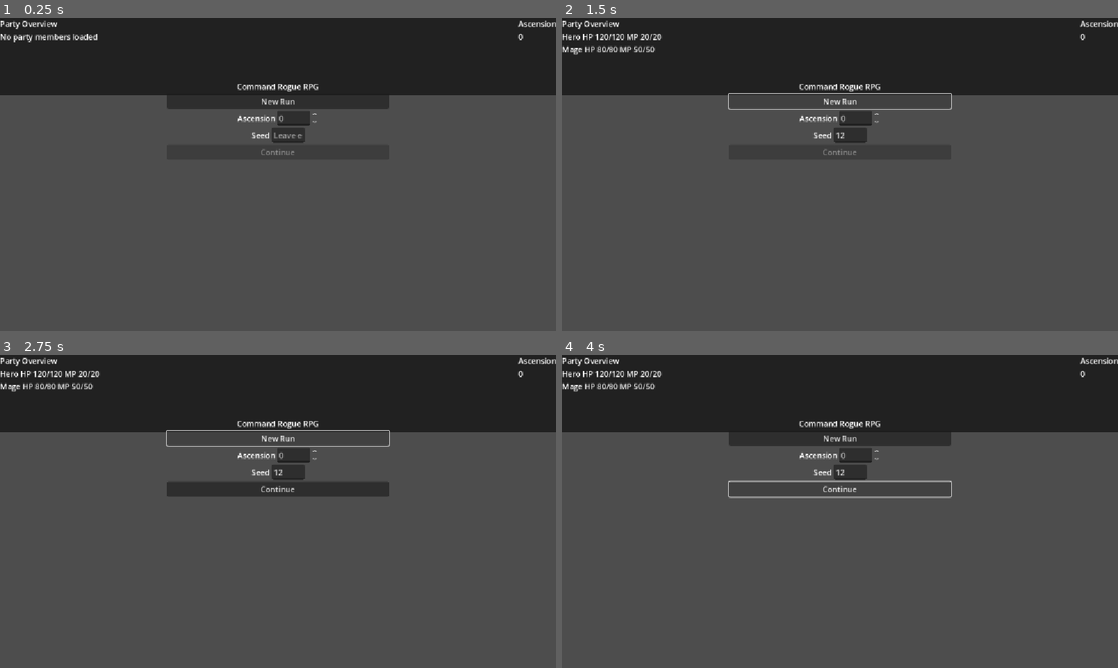
Above: before the commit, frames 1-4 (two rows, left to right).
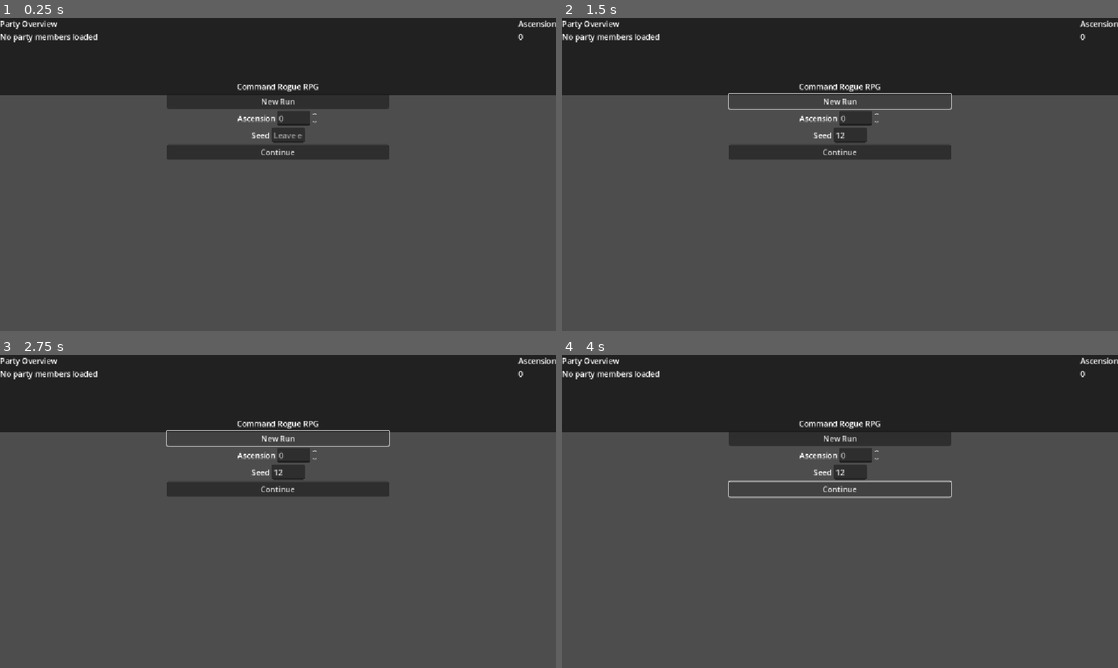
Above: after the commit, the same moments.

Repository: atmlhv/GodotTest
Game: Godot game, scene res://scenes/Title.tscn
Same seed, same stepped clock (60 frames per second), same inputs: the game is played once before the commit and once after it.
Inputs (mouse positions are in pixels of both pictures, inside the frame that each line leads up to):
- Up to frame 1 (0.25 s): no input
- Up to frame 2 (1.5 s): click (851, 133) at 0.52 s; type "12" at 0.6 s; click "New Run" at 1.25 s
- Up to frame 3 (2.75 s): click "New Run" at 2 s
- Up to frame 4 (4 s): click "Continue" at 2.75 s; click "Continue" at 3.5 s

The runs differ from the first frame. In frame 1, less than 0.1% of the frame differs, in the area x 47-53%, y 42-44%; in frame 2, 0.5%, in the area x 0-53%, y 5-44%; in frame 3, 0.5%; in frame 4, 0.5%.
Error before the commit: Trying to assign an array of type "Array" to a variable of type "Array[Dictionary]". (res://singletons/Game.gd:96)
Error after the commit: Parse Error: Cannot call on an expression. Use ".call()" if it's a Callable. (res://singletons/Data.gd:23)

Commit message:
Refine typed initializers for strict GDScript

Diff:
--- a/scenes/Combat.gd
+++ b/scenes/Combat.gd
@@ -6,7 +6,7 @@
     label.text = _build_placeholder()
 
 func _build_placeholder() -> String:
-    var lines: Array[String] = []
+    var lines: Array[String] = Array[String]()
     lines.append("Turn order prototype pending")
     lines.append("Party size: %d" % Game.get_party_overview().size())
     return "\n".join(lines)
--- a/singletons/Balance.gd
+++ b/singletons/Balance.gd
@@ -1,6 +1,6 @@
 extends Node
 
-const DEFAULTS := {
+const DEFAULTS: Dictionary = {
     "p_skill_drop": 0.35,
     "p_item_drop": 0.40,
     "crit_rate": 0.05,
@@ -14,17 +14,26 @@
     var base: float = attack * 1.0 - defense * 0.6
     if base < 1.0:
         base = 1.0
-    var damage: float = base * element_multiplier * skill_power * variance * crit_multiplier * buff_multiplier
+    var damage: float = base
+    damage *= element_multiplier
+    damage *= skill_power
+    damage *= variance
+    damage *= crit_multiplier
+    damage *= buff_multiplier
     if is_guarding:
         damage *= 0.5
-    return max(1, floor(damage))
+    return max(1, int(floor(damage)))
 
 func magical_damage(matk: float, element_multiplier: float, skill_power: float, variance: float, crit_multiplier: float, buff_multiplier: float, is_guarding: bool) -> int:
     var base: float = matk * skill_power
-    var damage: float = base * element_multiplier * variance * crit_multiplier * buff_multiplier
+    var damage: float = base
+    damage *= element_multiplier
+    damage *= variance
+    damage *= crit_multiplier
+    damage *= buff_multiplier
     if is_guarding:
         damage *= 0.5
-    return max(1, floor(damage))
+    return max(1, int(floor(damage)))
 
 func crit_multiplier(has_crit: bool) -> float:
     return DEFAULTS["crit_mul"] if has_crit else 1.0
--- a/singletons/Data.gd
+++ b/singletons/Data.gd
@@ -2,7 +2,7 @@
 
 signal data_loaded
 
-var _cache: Dictionary = {}
+var _cache: Dictionary = Dictionary()
 
 func _ready() -> void:
     load_all()
@@ -19,45 +19,45 @@
     return _cache.get(name)
 
 func create_default_party() -> Array[Dictionary]:
-    var party_templates: Array = _cache.get("party_templates", [])
-    var starters: Array[Dictionary] = []
+    var party_templates: Array = _cache.get("party_templates", Array())
+    var starters: Array[Dictionary] = Array[Dictionary]()
     for template in party_templates:
         if template.get("starter", false):
             starters.append(template.duplicate(true))
     return starters
 
 func get_skill_by_id(skill_id: String) -> Dictionary:
-    for skill in _cache.get("skills", []):
+    for skill in _cache.get("skills", Array()):
         if skill.get("id") == skill_id:
             return skill
-    return {}
+    return Dictionary()
 
 func get_equipment_by_id(equip_id: String) -> Dictionary:
-    for entry in _cache.get("equipment", []):
+    for entry in _cache.get("equipment", Array()):
         if entry.get("id") == equip_id:
             return entry
-    return {}
+    return Dictionary()
 
 func get_ascension_level(level: int) -> Dictionary:
-    var table: Array = _cache.get("ascension", [])
+    var table: Array = _cache.get("ascension", Array())
     for row in table:
         if row.get("level", -1) == level:
             return row
-    return {}
+    return Dictionary()
 
 func _load_json(path: String) -> Variant:
     if not FileAccess.file_exists(path):
         push_warning("Missing data file: %s" % path)
-        return []
+        return Array()
     var file := FileAccess.open(path, FileAccess.READ)
     if file == null:
         push_error("Failed to open data file: %s" % path)
-        return []
+        return Array()
     var content := file.get_as_text()
     file.close()
     var parser := JSON.new()
     var error := parser.parse(content)
     if error != OK:
         push_error("JSON parse error in %s at line %d: %s" % [path, parser.get_error_line(), parser.get_error_message()])
-        return []
+        return Array()
     return parser.data
--- a/singletons/Game.gd
+++ b/singletons/Game.gd
@@ -18,11 +18,11 @@
         return _current_state
     set(value):
         set_state(value)
-var _party_members: Array[Dictionary] = []
+var _party_members: Array[Dictionary] = Array[Dictionary]()
 var _ascension_level: int = 0
-var _rng_seeds: Dictionary = {}
+var _rng_seeds: Dictionary = Dictionary()
 var _current_act: int = 1
-var _map_state: Dictionary = {}
+var _map_state: Dictionary = Dictionary()
 
 func _ready() -> void:
     Data.data_loaded.connect(_on_data_loaded)
@@ -35,7 +35,7 @@
     RNG.initialize_seeds(seed)
     _party_members = Data.create_default_party()
     party_updated.emit()
-    _map_state = {}
+    _map_state = Dictionary()
     _current_act = 1
     _rng_seeds = RNG.get_seeds_snapshot()
     Save.autosave_async()
@@ -47,7 +47,10 @@
     # TODO: add transition handling
 
 func get_party_overview() -> Array[Dictionary]:
-    return _party_members.duplicate(true)
+    var clone: Array[Dictionary] = Array[Dictionary]()
+    for entry in _party_members:
+        clone.append(entry.duplicate(true))
+    return clone
 
 func update_party_member(index: int, payload: Dictionary) -> void:
     if index < 0 or index >= _party_members.size():
@@ -83,19 +86,28 @@
 
 func snapshot_for_save() -> Dictionary:
     _rng_seeds = RNG.get_seeds_snapshot()
-    return {
-        "party": _party_members,
-        "ascension_level": _ascension_level,
-        "rng": _rng_seeds,
-        "state": int(_current_state),
-        "act": _current_act,
-        "map_state": _map_state,
-    }
+    var snapshot: Dictionary = Dictionary()
+    snapshot["party"] = _party_members.duplicate(true)
+    snapshot["ascension_level"] = _ascension_level
+    snapshot["rng"] = _rng_seeds.duplicate(true)
+    snapshot["state"] = int(_current_state)
+    snapshot["act"] = _current_act
+    snapshot["map_state"] = _map_state.duplicate(true)
+    return snapshot
 
 func restore_from_save(snapshot: Dictionary) -> void:
-    _party_members = snapshot.get("party", [])
+    var saved_party: Variant = snapshot.get("party", Array())
+    _party_members = Array[Dictionary]()
+    if saved_party is Array:
+        for entry in saved_party:
+            if entry is Dictionary:
+                _party_members.append((entry as Dictionary).duplicate(true))
     _ascension_level = snapshot.get("ascension_level", 0)
-    _rng_seeds = snapshot.get("rng", {})
+    var saved_rng: Variant = snapshot.get("rng", Dictionary())
+    if saved_rng is Dictionary:
+        _rng_seeds = (saved_rng as Dictionary).duplicate(true)
+    else:
+        _rng_seeds = Dictionary()
     RNG.restore_from_snapshot(_rng_seeds)
     var state_value: Variant = snapshot.get("state", GameState.TITLE)
     if state_value is int:
@@ -103,7 +115,11 @@
     elif state_value is String:
         _current_state = GameState.get(state_value, GameState.TITLE)
     _current_act = snapshot.get("act", 1)
-    _map_state = snapshot.get("map_state", {})
+    var saved_map: Variant = snapshot.get("map_state", Dictionary())
+    if saved_map is Dictionary:
+        _map_state = (saved_map as Dictionary).duplicate(true)
+    else:
+        _map_state = Dictionary()
     party_updated.emit()
     ascension_updated.emit(_ascension_level)
 
--- a/singletons/RNG.gd
+++ b/singletons/RNG.gd
@@ -2,7 +2,7 @@
 
 const STREAM_KEYS := ["map", "ai", "action", "loot"]
 
-var _streams: Dictionary = {}
+var _streams: Dictionary = Dictionary()
 var _master_seed: int = 0
 
 func _ready() -> void:
@@ -11,10 +11,10 @@
 func initialize_seeds(seed: int) -> void:
     _master_seed = seed
     _streams.clear()
-    var seed_gen := RandomNumberGenerator.new()
+    var seed_gen: RandomNumberGenerator = RandomNumberGenerator.new()
     seed_gen.seed = seed
     for key in STREAM_KEYS:
-        var stream := RandomNumberGenerator.new()
+        var stream: RandomNumberGenerator = RandomNumberGenerator.new()
         stream.seed = seed_gen.randi()
         _streams[key] = stream
 
@@ -32,13 +32,13 @@
 func choice(key: String, array: Array) -> Variant:
     if array.is_empty():
         return null
-    var index := _get_stream(key).randi_range(0, array.size() - 1)
+    var index: int = _get_stream(key).randi_range(0, array.size() - 1)
     return array[index]
 
 func get_seeds_snapshot() -> Dictionary:
     var snapshot: Dictionary = {
         "master_seed": _master_seed,
-        "streams": {},
+        "streams": Dictionary(),
     }
     for key in STREAM_KEYS:
         var stream: RandomNumberGenerator = _streams.get(key)
@@ -49,14 +49,14 @@
 func restore_from_snapshot(snapshot: Dictionary) -> void:
     _master_seed = snapshot.get("master_seed", 0)
     initialize_seeds(_master_seed)
-    var states: Dictionary = snapshot.get("streams", {})
+    var states: Dictionary = snapshot.get("streams", Dictionary())
     for key in STREAM_KEYS:
         if states.has(key) and _streams.has(key):
             _streams[key].state = states[key]
 
 func _get_stream(key: String) -> RandomNumberGenerator:
     if not _streams.has(key):
-        var stream := RandomNumberGenerator.new()
+        var stream: RandomNumberGenerator = RandomNumberGenerator.new()
         stream.seed = _master_seed + key.hash()
         _streams[key] = stream
     return _streams[key]
--- a/singletons/Save.gd
+++ b/singletons/Save.gd
@@ -7,14 +7,14 @@
 const BACKUP_PATH := SAVE_PATH + ".bak"
 
 var _pending_save: bool = false
-var _last_snapshot: Dictionary = {}
+var _last_snapshot: Dictionary = Dictionary()
 
 func _ready() -> void:
     DirAccess.make_dir_recursive_absolute(ProjectSettings.globalize_path(SAVE_DIR))
     load_run()
 
 func load_run() -> void:
-    var snapshot := _read_snapshot()
+    var snapshot: Dictionary = _read_snapshot()
     if snapshot.is_empty():
         return
     _last_snapshot = snapshot
@@ -36,7 +36,7 @@
 
 func _flush_save() -> void:
     _pending_save = false
-    var snapshot := Game.snapshot_for_save()
+    var snapshot: Dictionary = Game.snapshot_for_save()
     _last_snapshot = snapshot
     _write_snapshot(snapshot)
 
@@ -53,18 +53,22 @@
 
 func _read_snapshot() -> Dictionary:
     if not FileAccess.file_exists(SAVE_PATH):
-        return {}
+        return Dictionary()
     var file := FileAccess.open(SAVE_PATH, FileAccess.READ)
     if file == null:
-        return {}
+        return Dictionary()
     var content := file.get_as_text()
     file.close()
     var parser := JSON.new()
     var result := parser.parse(content)
     if result != OK:
         push_error("Failed to parse save file: %s" % parser.get_error_message())
-        return {}
-    return parser.data
+        return Dictionary()
+    var data: Variant = parser.data
+    if data is Dictionary:
+        return data
+    push_warning("Save data was not a dictionary; resetting state")
+    return Dictionary()
 
 func _write_snapshot(snapshot: Dictionary) -> void:
     var json := JSON.stringify(snapshot, "  ")
--- a/ui/PartyPanel.gd
+++ b/ui/PartyPanel.gd
@@ -9,7 +9,7 @@
     Game.ascension_updated.connect(_on_ascension_updated)
 
 func _refresh_panel() -> void:
-    var lines: Array[String] = []
+    var lines: Array[String] = Array[String]()
     for member_data in Game.get_party_overview():
         lines.append(_format_member_line(member_data))
     if lines.is_empty():
@@ -26,6 +26,6 @@
     var max_hp: int = member_data.get("max_hp", hp)
     var mp: int = member_data.get("mp", 0)
     var max_mp: int = member_data.get("max_mp", mp)
-    var status: Array = member_data.get("status", [])
+    var status: Array = member_data.get("status", Array())
     var status_text: String = "" if status.is_empty() else " [" + ", ".join(status) + "]"
     return "%s HP %d/%d MP %d/%d%s" % [name, hp, max_hp, mp, max_mp, status_text]
